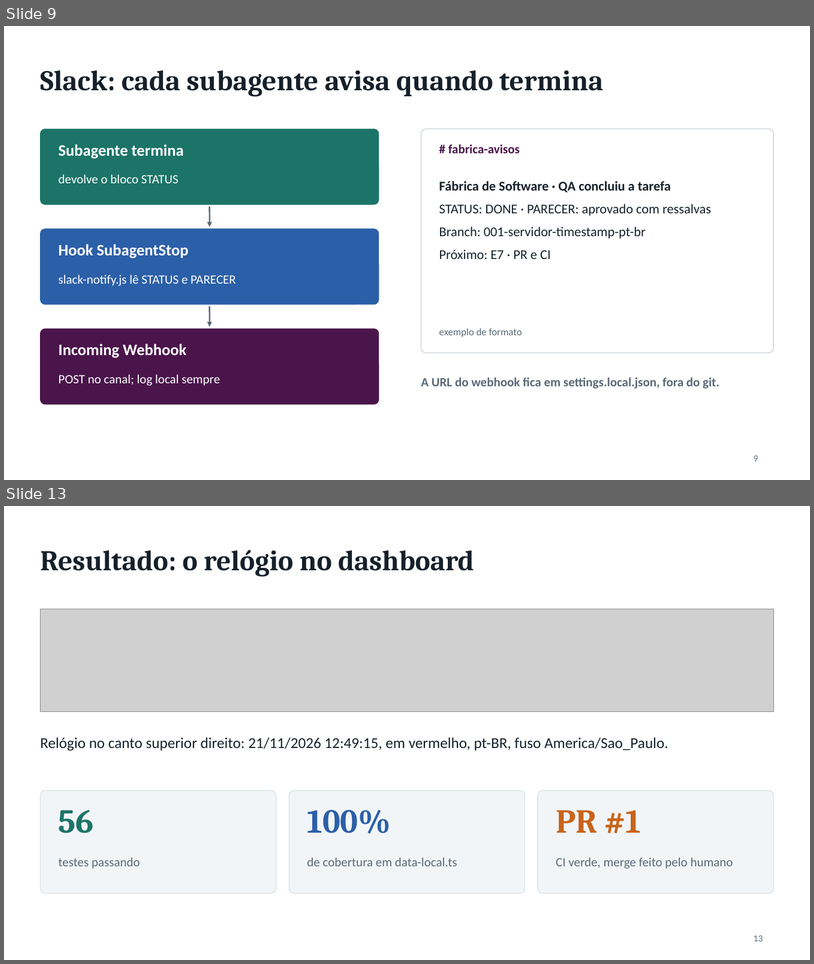
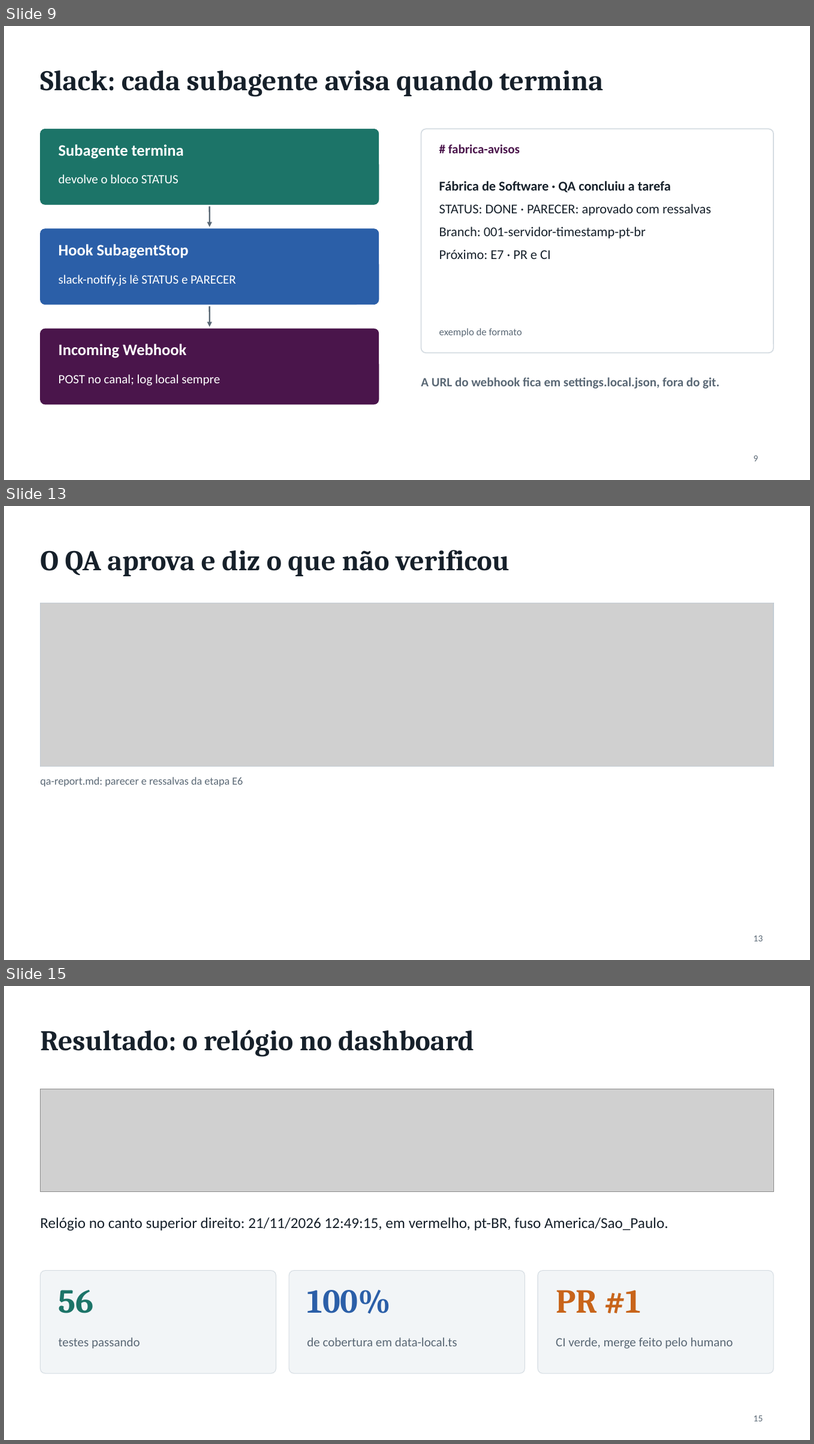
Before and after one commit to liviagomes30/fabrica-petcontrol, a slide deck: docs/fabrica/apresentacao-fabrica-claude-code.pptx. Shown one above the other, each under a label of ours: slides 9 and 13 before the commit, slides 9, 13 and 15 after it; the slides between them are not shown. The pictures are 814x964 and 814x1444 pixels, drawn with LibreOffice and Linux fonts; fonts in the diff are those of the drawing; grey boxes stand for pictures. Boxes give left, top, right and bottom in pixels: in the first picture for what was removed or moved away, otherwise in the second. Text is boxed around its words. In the diff, an @@ line names an element or a change of style, - is before the commit and + after.

```diff
--- a/docs/fabrica/apresentacao-fabrica-claude-code.pptx
+++ b/docs/fabrica/apresentacao-fabrica-claude-code.pptx
@@ slide 13 added at [4,506,810,960], background #FFFFFF @@
@@ title added at [40,550,510,576], 34 pt, text #16202A, bold @@
+O QA aprova e diz o que não verificou
@@ picture added at [40,603,774,766] @@
@@ rectangle added at [40,603,774,766], outline #C3CCD4 1 pt @@
@@ text added at [40,777,243,786], 13 pt, text #5A6875 @@
+qa-report.md: parecer e ressalvas da etapa E6
@@ page number added at [754,935,764,941], 11 pt, text #5A6875 @@
+13
@@ what was slide 13 is now slide 15 @@
@@ page number at [754,1415,764,1421]: text changed @@
-13
+15
```
Also in this commit, not shown: 1 slide changed, 4 other slides added, 2 slides removed, 9 other files.
